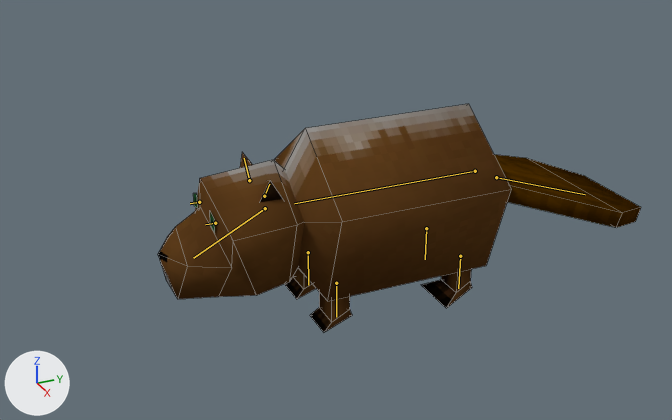
A saved change to the Blender file Environment/BlenderFiles/Bobro.blend.
Rendered twice from a camera (50 mm lens) standing at (3.77, -1.79, 2.38) and looking at (-0.03, -0.08, 0.48). Lighting does not change. The marker at lower left points along +X, +Y and +Z. The bones that bend it are drawn over the model as lines. Mesh edges are drawn as thin lines.

In view in the first picture: 'SM_Bobro'.
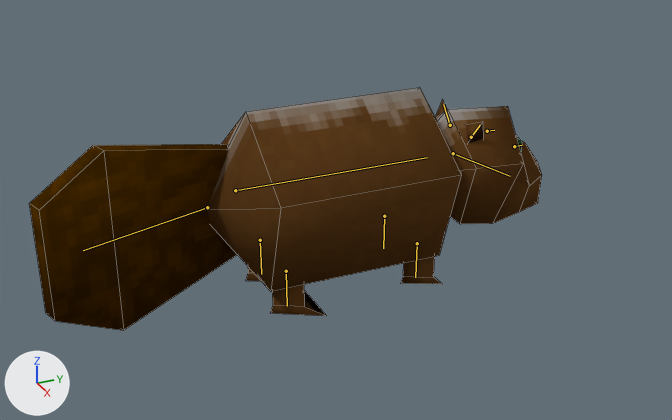
The newer file adds an action. The first version stands in its rest pose; the second is drawn at frame 36 of the action 'TailWhip'.

The change, as a list of edits to the scene's bpy script:
```text
Change bone_spine:
    where bone_spine = bpy.data.objects['SK_Bobro'].pose.bones['Spine']
    bone_spine.location: (0.0, 0.0, 0.0) -> (0.008, 1.292, -0.122)
    bone_spine.rotation_quaternion: (1.0, 0.0, 0.0, 0.0) -> (0.0, 0.0, 0.0, 1.0)  # degrees (0, 0, 0) -> degrees (0, 0, -180)
Change bone_head:
    where bone_head = bpy.data.objects['SK_Bobro'].pose.bones['Head']
    bone_head.location: (0.0, 0.0, 0.0) -> (0.008, -0.95, 0.349)
    bone_head.rotation_quaternion: (1.0, 0.0, 0.0, 0.0) -> (0.0, 0.0, 0.455, 0.89)  # degrees (0, 0, 0) -> degrees (54, 0, -180)
Change bone_tail:
    where bone_tail = bpy.data.objects['SK_Bobro'].pose.bones['Tail']
    bone_tail.location: (0.0, 0.0, 0.0) -> (0.008, -1.52, -0.392)
    bone_tail.rotation_quaternion: (1.0, 0.0, 0.0, 0.0) -> (0.0, 0.707, 0.23, -0.669)  # degrees (0, 0, 0) -> degrees (71, 109, -90)
Change bone_hindlegleft:
    where bone_hindlegleft = bpy.data.objects['SK_Bobro'].pose.bones['HindLegLeft']
    bone_hindlegleft.location: (0.0, 0.0, 0.0) -> (-0.353, -0.122, -0.948)
    bone_hindlegleft.rotation_quaternion: (1.0, 0.0, 0.0, 0.0) -> (0.0, 0.0, 1.0, 0.0)  # degrees (0, 0, 0) -> degrees (0, -180, 0)
Change bone_hindlegright:
    where bone_hindlegright = bpy.data.objects['SK_Bobro'].pose.bones['HindLegRight']
    bone_hindlegright.location: (0.0, 0.0, 0.0) -> (0.353, -0.122, -0.948)
    bone_hindlegright.rotation_quaternion: (1.0, 0.0, 0.0, 0.0) -> (0.0, 0.0, 1.0, 0.0)  # degrees (0, 0, 0) -> degrees (0, -180, 0)
Change bone_frontlegleft:
    where bone_frontlegleft = bpy.data.objects['SK_Bobro'].pose.bones['FrontLegLeft']
    bone_frontlegleft.location: (0.0, 0.0, 0.0) -> (-0.353, -0.122, 0.435)
    bone_frontlegleft.rotation_quaternion: (1.0, 0.0, 0.0, 0.0) -> (0.0, 0.0, 1.0, 0.0)  # degrees (0, 0, 0) -> degrees (0, -180, 0)
Change bone_frontlegright:
    where bone_frontlegright = bpy.data.objects['SK_Bobro'].pose.bones['FrontLegRight']
    bone_frontlegright.location: (0.0, 0.0, 0.0) -> (0.353, -0.122, 0.435)
    bone_frontlegright.rotation_quaternion: (1.0, 0.0, 0.0, 0.0) -> (0.0, 0.0, 1.0, 0.0)  # degrees (0, 0, 0) -> degrees (0, -180, 0)
Change bone_leftear:
    where bone_leftear = bpy.data.objects['SK_Bobro'].pose.bones['LeftEar']
    bone_leftear.location: (0.0, 0.0, 0.0) -> (0.229, -0.033, 1.079)
    bone_leftear.rotation_quaternion: (1.0, 0.0, 0.0, 0.0) -> (0.0, -0.646, -0.763, 0.0)  # degrees (0, 0, 0) -> degrees (0, 180, -81)
Change bone_rightear:
    where bone_rightear = bpy.data.objects['SK_Bobro'].pose.bones['RightEar']
    bone_rightear.location: (0.0, 0.0, 0.0) -> (-0.237, -0.04, 1.079)
    bone_rightear.rotation_quaternion: (1.0, 0.0, 0.0, 0.0) -> (0.0, 0.646, -0.763, 0.0)  # degrees (0, 0, 0) -> degrees (0, 180, 81)
Change bone_lefteye:
    where bone_lefteye = bpy.data.objects['SK_Bobro'].pose.bones['LeftEye']
    bone_lefteye.location: (0.0, 0.0, 0.0) -> (0.236, -1.555, -0.226)
    bone_lefteye.rotation_quaternion: (1.0, 0.0, 0.0, 0.0) -> (0.0, -0.912, 0.0, -0.411)  # degrees (0, 0, 0) -> degrees (-180, -49, 0)
Change bone_righteye:
    where bone_righteye = bpy.data.objects['SK_Bobro'].pose.bones['RightEye']
    bone_righteye.location: (0.0, 0.0, 0.0) -> (0.029, -1.573, 0.232)
    bone_righteye.rotation_quaternion: (1.0, 0.0, 0.0, 0.0) -> (0.0, -0.912, 0.0, -0.411)  # degrees (0, 0, 0) -> degrees (-180, -49, 0)
```

Where the change shows, as pixel boxes [x1, y1, x2, y2] in the pictures (672 x 420 px):
'SM_Bobro', posed (6% wider, 6% taller)
    before: [158, 104, 641, 332]
    after: [29, 88, 542, 330]
bone 'Spine', root to tip
    before: (475, 171) to (294, 203)
    after: (235, 190) to (427, 157)
bone 'Head', root to tip
    before: (265, 208) to (193, 258)
    after: (453, 153) to (510, 176)
bone 'Tail', root to tip
    before: (496, 177) to (585, 194)
    after: (207, 207) to (83, 250)
bone 'HindLegLeft', root to tip
    before: (460, 256) to (458, 288)
    after: (260, 240) to (261, 274)
bone 'HindLegRight', root to tip
    before: (426, 228) to (425, 259)
    after: (286, 271) to (287, 306)
bone 'FrontLegLeft', root to tip
    before: (336, 283) to (336, 317)
    after: (384, 216) to (383, 248)
bone 'FrontLegRight', root to tip
    before: (308, 252) to (308, 285)
    after: (417, 243) to (415, 277)
bone 'LeftEar', root to tip
    before: (264, 196) to (269, 184)
    after: (450, 125) to (443, 104)
bone 'RightEar', root to tip
    before: (249, 180) to (244, 158)
    after: (471, 137) to (480, 125)
bone 'LeftEye', root to tip
    before: (215, 223) to (205, 224)
    after: (487, 131) to (494, 130)
bone 'RightEye', root to tip
    before: (199, 202) to (190, 203)
    after: (514, 146) to (522, 145)
